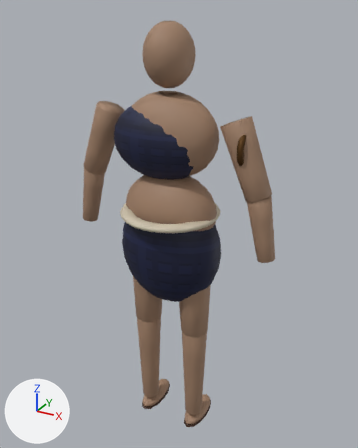
Before and after pictures for a commit that changed the Blender file .arena/production/2026-11-24_w1d7_blender_package/output/GUARD_CLASS_V1/GUARD_CLASS_V1.blend.
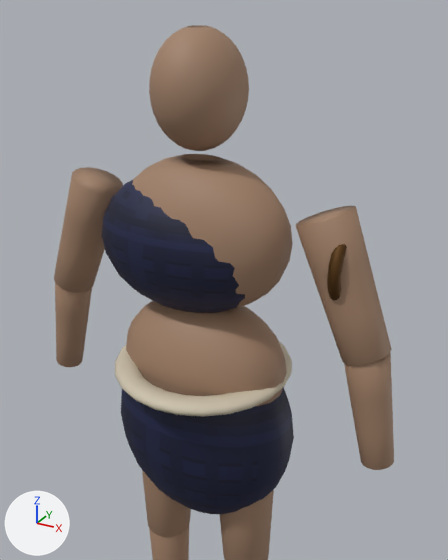
Old and new are each drawn whole from a camera (50 mm lens) standing at (0.93, -1.617, 1.82) and looking at (0.011, 0.054, 0.984) and again close up from a camera (50 mm lens) standing at (0.635, -1.057, 1.804) and looking at (0.058, -0.009, 1.28). Arrows for +X, +Y and +Z are at lower left; the lights stay in place. The older version's two pictures come first.

Names of what the first close-up shows: 'armband_plain_bronze_R', 'forearm_hand.L', 'forearm_hand.R', 'head_generic', 'pelvis_lower', 'skirt_wrap_indigo', 'thigh.L', 'thigh.R', 'torso_upper', 'upperarm.L', 'upperarm.R', 'waist_sash_plain', 'wrap_oneshoulder_indigo' and 1 more.
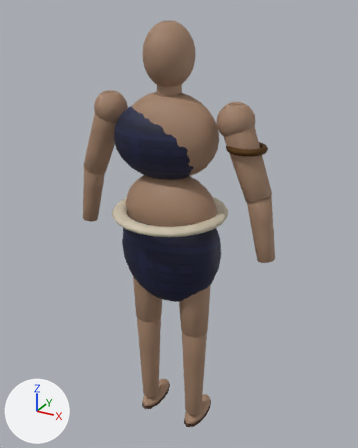
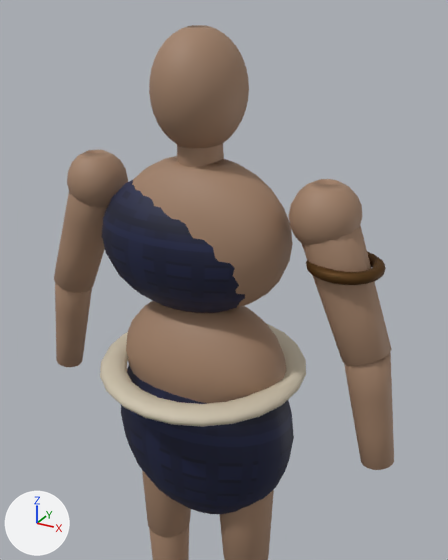
Changed parts and their boxes (x1, y1, x2, y2) in the close-ups (448 x 560 px):
'upperarm.R', reshaped (7% wider, 17% taller): before (296, 206, 391, 365); after (289, 179, 391, 365)
'head_generic', reshaped: before (149, 25, 249, 151); after (149, 25, 249, 167)
'waist_sash_plain', reshaped: before (115, 340, 292, 417); after (100, 324, 306, 427)
'upperarm.L', reshaped (7% wider, 13% taller): before (54, 167, 123, 293); after (54, 150, 128, 293)
'armband_plain_bronze_R', reshaped: before (327, 244, 347, 301); after (306, 252, 386, 285)
part 1 of me_head_generic, added (beige): after (177, 144, 224, 167)
part 2 of me_upperarm_l, added (beige): after (67, 150, 128, 208)
part 3 of me_upperarm_r, added (beige): after (289, 179, 363, 246)

Edits to the bpy script that builds the scene:
```text
Change me_head_generic:
    used by ob_head_generic; location = (0.0, 0.0, 0.0)
    remove me_head_generic.from_pydata(...)  # 410 vertices, 816 faces; spans x -0.092..0.092, y -0.103..0.103, z 1.545..1.773
    add me_head_generic.from_pydata(...)  # 468 vertices, 928 faces; spans x -0.092..0.092, y -0.103..0.103, z 1.42..1.773
    me_head_generic part 1: a new loose piece of 58 vertices spanning x -0.049..0.049, y -0.05..0.05, z 1.42..1.62, in mat_skin_guard_v1 (beige #a28169)
Change me_upperarm_l:
    used by ob_upperarm_l; location = (0.0, 0.0, 0.0)
    remove me_upperarm_l.from_pydata(...)  # 74 vertices, 144 faces; spans x -0.416..-0.215, y -0.058..0.058, z 1.168..1.471
    add me_upperarm_l.from_pydata(...)  # 202 vertices, 396 faces; spans x -0.416..-0.2, y -0.066..0.066, z 1.168..1.515
    me_upperarm_l part 2: a new loose piece of 128 vertices spanning x -0.336..-0.2, y -0.066..0.066, z 1.382..1.515, in mat_skin_guard_v1 (beige #a28169)
Change me_upperarm_r:
    used by ob_upperarm_r; location = (0.0, 0.0, 0.0)
    remove me_upperarm_r.from_pydata(...)  # 74 vertices, 144 faces; spans x 0.215..0.416, y -0.058..0.058, z 1.168..1.471
    add me_upperarm_r.from_pydata(...)  # 202 vertices, 396 faces; spans x 0.2..0.416, y -0.066..0.066, z 1.168..1.515
    me_upperarm_r part 3: a new loose piece of 128 vertices spanning x 0.2..0.336, y -0.066..0.066, z 1.382..1.515, in mat_skin_guard_v1 (beige #a28169)
Change me_waist_sash_plain:
    used by ob_waist_sash_plain; location = (0.0, 0.0, 0.0)
    remove me_waist_sash_plain.from_pydata(...)  # 240 vertices, 480 faces; spans x -0.203..0.203, y -0.203..0.203, z 1.045..1.075
    add me_waist_sash_plain.from_pydata(...)  # 240 vertices, 480 faces; spans x -0.235..0.235, y -0.235..0.235, z 1.044..1.076
    me_waist_sash_plain part 4: 240 of 240 vertices moved; they spanned x -0.203..0.203, y -0.203..0.203, z 1.045..1.075 and now span x -0.235..0.235, y -0.235..0.235, z 1.044..1.076; mean shift (0.0, 0.0, 0.0)
Change me_armband_plain_bronze_r:
    used by ob_armband_plain_bronze_r; location = (0.0, 0.0, 0.0)
    remove me_armband_plain_bronze_r.from_pydata(...)  # 200 vertices, 400 faces; spans x 0.3021..0.3249, y -0.074..0.074, z 1.286..1.434
    add me_armband_plain_bronze_r.from_pydata(...)  # 200 vertices, 400 faces; spans x 0.2395..0.3875, y -0.074..0.074, z 1.3486..1.3714
    me_armband_plain_bronze_r part 5: the whole mesh is multiplied about its middle by the matrix ((0.0, 1.0, 0.0), (0.0, 0.0, 1.0), (1.0, 0.0, 0.0))
```
